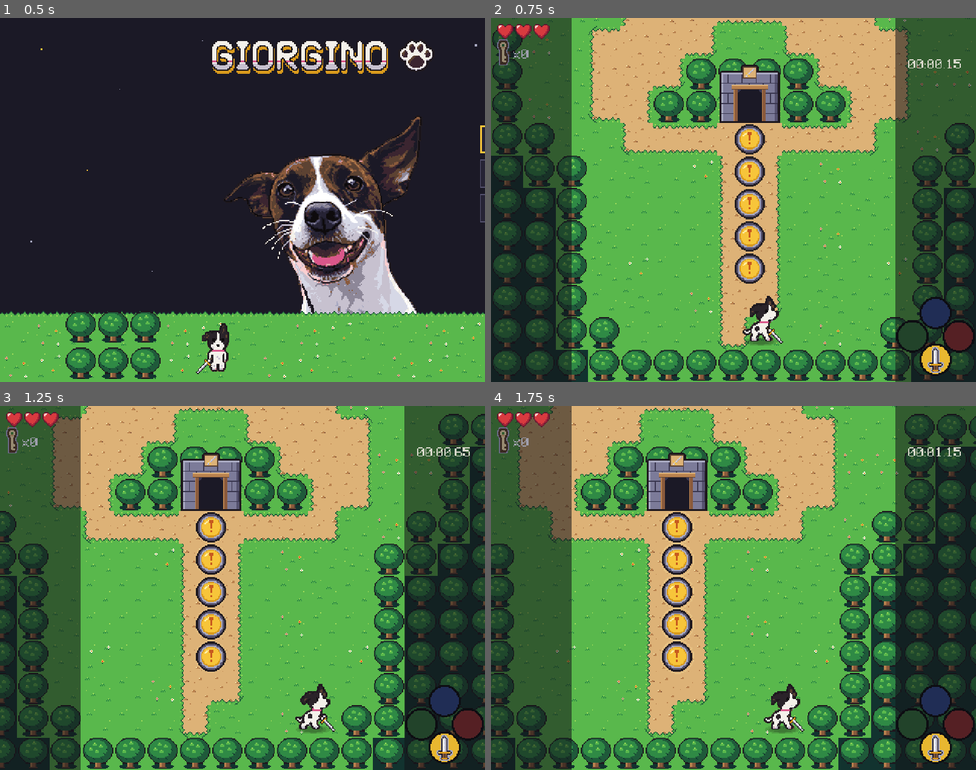
Above: before the commit, frames 1-4 (two rows, left to right).
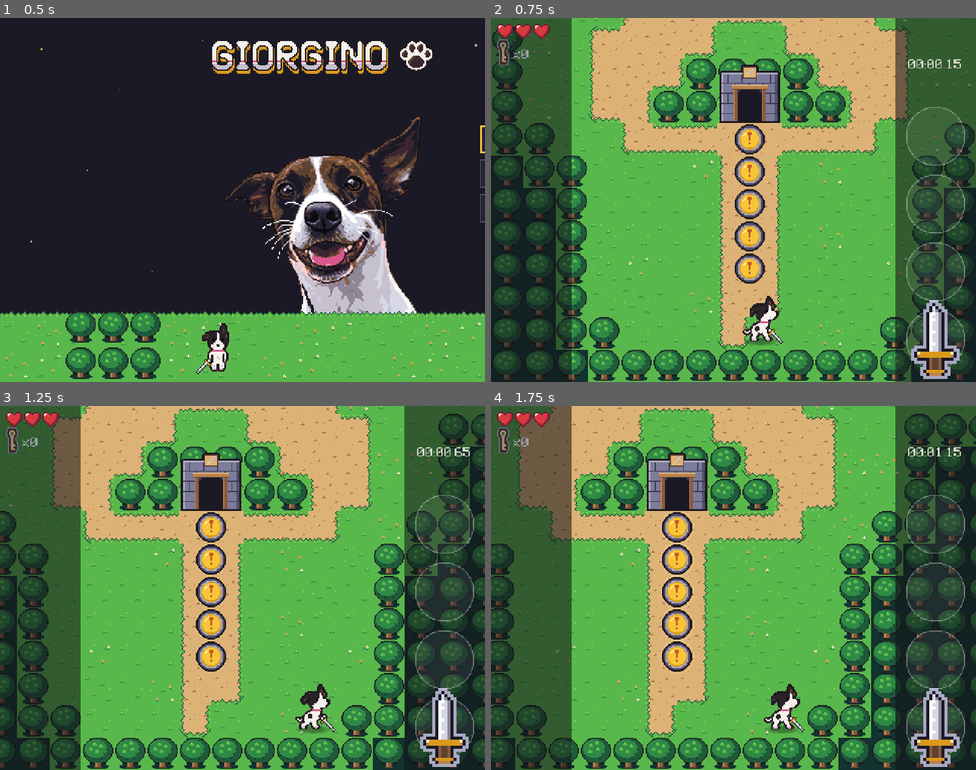
Above: after the commit, the same moments.

Repository: marcelozorza/Alttp2
Game: Godot game, scene res://ui/title_screen.tscn
The game is run twice, just before and just after one commit, with the same random seed, the same clock (stepped at 60 frames per second) and the same inputs.
Inputs (mouse positions are in pixels of both pictures, inside the frame that each line leads up to):
- Up to frame 1 (0.5 s): no input
- Up to frame 2 (0.75 s): tap Enter (ui_accept) at 0.5 s; move the mouse to (840, 181) at 0.52 s; hold D (move_right) from 0.53 s (still down); hold J (attack) from 0.53 s (still down); click (840, 181) at 0.67 s
- Up to frame 3 (1.25 s): keep holding D (move_right); keep holding J (attack); tap Space (jump) at 0.77 s
- Up to frame 4 (1.75 s): release D (move_right) at 1.25 s; release J (attack) at 1.25 s; drag from (636, 606) to (699, 657) at 1.27 s

Frame 1 is identical in both runs. In frame 2, 2.2% of the frame differs, in the area x 83-100%, y 24-100%; in frame 3, 2.1%; in frame 4, 2.2%.

Commit message:
Celular: direcional que segue o dedo, botões em coluna, dano pela metade e bote mais lento
Pedidos de Marcelo depois de jogar o APK 1.

Co-Authored-By: Claude Opus 5.5 <noreply@anthropic.com>
Claude-Session: https://claude.ai/code/session_016s7New3mBxyjumocdfjZd3

Diff:
--- /dev/null
+++ b/combat/difficulty.gd
@@ -0,0 +1,21 @@
+class_name Difficulty
+## Ajustes gerais de dificuldade da versão de celular, pedidos por Marcelo em
+## 2026-11-14 depois de jogar o primeiro APK ("está desagradável de jogar").
+## Valem para todos os inimigos e chefes, por cima dos números de cada um.
+
+## Multiplica todo dano que o Giorgino recebe: metade.
+const DAMAGE_TAKEN := 0.5
+## Multiplica a velocidade do bote dos inimigos e da investida dos chefes:
+## 25% mais lentos. O tempo do bote cresce na mesma proporção, para o
+## alcance continuar o mesmo e o bote ficar só mais fácil de ver e desviar.
+const LUNGE_SPEED := 0.75
+
+
+## Velocidade do bote com o ajuste.
+static func lunge_speed(speed: float) -> float:
+	return speed * LUNGE_SPEED
+
+
+## Duração do bote com o ajuste, em ticks.
+static func lunge_ticks(seconds: float) -> int:
+	return GameMath.ticks(seconds / LUNGE_SPEED)
--- a/enemies/boss.gd
+++ b/enemies/boss.gd
@@ -246,10 +246,10 @@
 		State.CHARGE_WINDUP:
 			if elapsed >= GameMath.ticks(charge_windup_time):
 				_charge_landed = false
-				velocity = _charge_direction * charge_speed
+				velocity = _charge_direction * Difficulty.lunge_speed(charge_speed)
 				_enter(State.CHARGE)
 		State.CHARGE:
-			if elapsed >= GameMath.ticks(charge_time):
+			if elapsed >= Difficulty.lunge_ticks(charge_time):
 				_enter(State.CHARGE_RECOVER)
 		State.CHARGE_RECOVER:
 			if elapsed >= GameMath.ticks(charge_recover_time):
--- a/enemies/enemy.gd
+++ b/enemies/enemy.gd
@@ -296,10 +296,10 @@
 		State.WINDUP:
 			if elapsed >= GameMath.ticks(windup_time):
 				_lunge_landed = false
-				velocity = _lunge_direction * lunge_speed
+				velocity = _lunge_direction * Difficulty.lunge_speed(lunge_speed)
 				_enter(State.LUNGE)
 		State.LUNGE:
-			if elapsed >= GameMath.ticks(lunge_time):
+			if elapsed >= Difficulty.lunge_ticks(lunge_time):
 				_enter(State.RECOVER)
 		State.RECOVER:
 			if elapsed >= GameMath.ticks(recover_time):
--- a/player/player.gd
+++ b/player/player.gd
@@ -198,6 +198,8 @@
 var _state_tick := 0
 var _freeze_until_tick := 0
 var _invincible_until_tick := 0
+## Fração de ponto de vida de golpes já recebidos que ainda não tirou vida.
+var _damage_debt := 0.0
 ## Tick em que o aviso de vida baixa toca. Zero quando não há aviso à espera.
 var _low_health_tick := 0
 ## No ar, ou no chão ainda em cima de um inimigo.
@@ -384,7 +386,11 @@
 		return
 	if invulnerable:
 		return
-	amount = ceili(amount * damage_scale)
+	# Com o dano pela metade (Difficulty), um golpe de 1 ponto tira meio
+	# coração a cada dois golpes: a fração que sobra fica guardada.
+	_damage_debt += amount * damage_scale * Difficulty.DAMAGE_TAKEN
+	amount = floori(_damage_debt)
+	_damage_debt -= amount
 	health -= amount
 	_invincible_until_tick = Clock.tick + GameMath.ticks(invincibility_time)
 	if health <= 0:
--- a/touch/touch_controls.gd
+++ b/touch/touch_controls.gd
@@ -9,26 +9,24 @@
 ## comando veio do toque ou do controle. As peças ficam nas faixas dos lados
 ## do quadro de jogo, nas posições de ui/hud_layout.gd.
 ##
-## Direcional fixo, embaixo na faixa esquerda (decisão de Marcelo em
-## 2026-11-14, depois de jogar o direcional que nascia onde o dedo encostava e
-## recentrava a cada toque). A direção é a do dedo em relação ao centro, uma
-## das 8, e o dedo pode sair e voltar sem recalibrar nada. O toque vale numa
-## área um pouco maior que o desenho.
+## Direcional que nasce onde o dedo encosta, em qualquer ponto da metade
+## esquerda da tela, e vira um joystick ali (pedido de Marcelo em 2026-11-14,
+## depois de jogar o direcional fixo). A direção é a do dedo em relação ao
+## centro, uma das 8. Se o dedo passa da borda, o centro vem atrás dele, então
+## o dedo nunca fica preso dentro do desenho. Voltar ao centro conta como
+## soltar.
 ##
-## Botões de face: o HUD desenha o losango, com as cores do Super Famicom e os
-## ícones. Cada botão responde a toques dentro de uma área maior que o
-## desenho, a fatia do losango mais perto do dedo. Arrastar o dedo para outra
-## fatia troca de botão.
+## Botões de ação: o HUD desenha a coluna com os ícones. Cada botão responde
+## a toques na sua fileira inteira, da borda da tela até um pouco dentro do
+## jogo. Arrastar o dedo para outra fileira troca de botão.
 
 ## Fração do raio do direcional que conta como centro, sem direção.
 const STICK_DEAD_ZONE := 0.25
-## Quanto além do desenho o toque ainda vale, em raios.
-const TOUCH_REACH := 1.5
-## Ação de cada fatia do losango, pelo índice do botão no losango:
-## 0 embaixo, 1 à direita, 2 à esquerda e 3 em cima.
+## Ação de cada botão, pelo índice do Godot do botão: 0 a espada, 1 o pulo,
+## 2 a chama e 3 a bomba.
 const FACE_ACTIONS: Array[StringName] = [&"attack", &"jump", &"use_fire", &"use_bomb"]
-const DPAD_COLOR := Color(0.24, 0.23, 0.29, 1.0)
-const DPAD_PRESSED := Color(0.5, 0.48, 0.58, 1.0)
+const STICK_IDLE := Color(1.0, 1.0, 1.0, 0.18)
+const STICK_ACTIVE := Color(1.0, 1.0, 1.0, 0.45)
 const PRESSED_COLOR := Color(1.0, 1.0, 1.0, 0.35)
 const BUTTON_BACK := Color(0.16, 0.16, 0.2, 1.0)
 const BUTTON_EDGE := Color(1.0, 1.0, 1.0, 0.7)
@@ -37,8 +35,10 @@
 var enabled := false
 ## Escondido depois de um botão de controle ou tecla, até o próximo toque.
 var _hidden_by_pad := false
-## Dedo do direcional, -1 sem dedo.
+## Dedo do direcional (-1 sem dedo), centro e ponta.
 var _stick_finger := -1
+var _stick_center := Vector2.ZERO
+var _stick_tip := Vector2.ZERO
 ## Direção atual do direcional, uma das 8 ou zero.
 var _stick_direction := Vector2.ZERO
 ## Botão de face (0 a 3) de cada dedo nos botões.
@@ -115,14 +115,20 @@
 	if face >= 0:
 		_face_fingers[finger] = face
 		_set_action(FACE_ACTIONS[face], true)
-	elif _stick_finger < 0 and _on_dpad(point):
+	elif _stick_finger < 0 and HudLayout.stick_area(screen).has_point(point):
 		_stick_finger = finger
-		_set_direction(_direction_of(point))
+		_stick_center = point
+		_stick_tip = point
+		_set_direction(Vector2.ZERO)
 
 
 func _on_drag(finger: int, point: Vector2) -> void:
 	if finger == _stick_finger:
-		_set_direction(_direction_of(point))
+		var offset := point - _stick_center
+		if offset.length() > HudLayout.STICK_RADIUS:
+			_stick_center = point - offset.normalized() * HudLayout.STICK_RADIUS
+		_stick_tip = point
+		_set_direction(_direction_of(point - _stick_center))
 	elif _face_fingers.has(finger):
 		var face := _face_at(point)
 		var old: int = _face_fingers[finger]
@@ -154,32 +160,13 @@
 		_tap(&"ui_cancel")
 
 
-## Botão do losango sob o ponto, o mais perto do dedo, ou -1 longe dele.
 func _face_at(point: Vector2) -> int:
-	var screen := _screen()
-	var radius := HudLayout.button_radius(screen)
-	var best := -1
-	var best_distance := radius * TOUCH_REACH
-	for i: int in FACE_ACTIONS.size():
-		var distance := point.distance_to(HudLayout.button_center(screen, i))
-		if distance < best_distance:
-			best_distance = distance
-			best = i
-	return best
-
-
-func _on_dpad(point: Vector2) -> bool:
-	var screen := _screen()
-	var reach := HudLayout.dpad_radius(screen) * TOUCH_REACH
-	return point.distance_to(HudLayout.dpad_center(screen)) <= reach
-
-
-## Uma das 8 direções do dedo em relação ao centro do direcional, ou zero
-## dentro da zona morta.
-func _direction_of(point: Vector2) -> Vector2:
-	var screen := _screen()
-	var offset := point - HudLayout.dpad_center(screen)
-	if offset.length() < HudLayout.dpad_radius(screen) * STICK_DEAD_ZONE:
+	return HudLayout.button_at(_screen(), point)
+
+
+## Uma das 8 direções do deslocamento do dedo, ou zero dentro da zona morta.
+func _direction_of(offset: Vector2) -> Vector2:
+	if offset.length() < HudLayout.STICK_RADIUS * STICK_DEAD_ZONE:
 		return Vector2.ZERO
 	var step := roundi(offset.angle() / (PI / 4.0))
 	var angle := step * PI / 4.0
@@ -244,26 +231,24 @@
 	_draw_small_button(HudLayout.pause_rect(screen), true)
 	if get_tree().paused:
 		return
-	_draw_dpad(screen)
+	_draw_stick(screen)
 	var radius := HudLayout.button_radius(screen)
 	for face: int in _face_fingers.values():
 		_canvas.draw_circle(HudLayout.button_center(screen, face), radius, PRESSED_COLOR)
 
 
-## Direcional em cruz, com o braço apertado aceso.
-func _draw_dpad(screen: Vector2) -> void:
-	var center := HudLayout.dpad_center(screen)
-	var radius := HudLayout.dpad_radius(screen)
-	var arm := floorf(radius * 0.36)
-	_canvas.draw_rect(Rect2(center.x - arm, center.y - radius, arm * 2.0, radius * 2.0), DPAD_COLOR)
-	_canvas.draw_rect(Rect2(center.x - radius, center.y - arm, radius * 2.0, arm * 2.0), DPAD_COLOR)
-	if _stick_direction == Vector2.ZERO:
-		return
-	for axis: Vector2 in [Vector2(_stick_direction.x, 0.0), Vector2(0.0, _stick_direction.y)]:
-		if axis == Vector2.ZERO:
-			continue
-		var tip := center + axis * (radius - arm)
-		_canvas.draw_rect(Rect2(tip - Vector2(arm, arm), Vector2(arm, arm) * 2.0), DPAD_PRESSED)
+## Base e ponta do direcional: onde o dedo está, ou apagado no lugar de
+## descanso quando ninguém toca.
+func _draw_stick(screen: Vector2) -> void:
+	var center := _stick_center
+	var tip := _stick_tip
+	var color := STICK_ACTIVE
+	if _stick_finger < 0:
+		center = HudLayout.stick_home(screen)
+		tip = center
+		color = STICK_IDLE
+	_canvas.draw_arc(center, HudLayout.STICK_RADIUS, 0.0, TAU, 32, color, 2.0)
+	_canvas.draw_circle(tip, HudLayout.STICK_RADIUS * 0.45, color)
 
 
 ## Botão pequeno do alto da faixa direita: pausa (duas barras) ou mapa (folha dobrada).
--- a/ui/hud.gd
+++ b/ui/hud.gd
@@ -8,13 +8,13 @@
 ## o direcional dos controles de toque (touch/touch_controls.gd).
 ##
 ## Faixa direita: os botões de mapa e pausa do toque, o capítulo e o
-## cronômetro, e embaixo os quatro botões de face num losango, nas cores do
-## Super Famicom. O botão de uma ferramenta que o personagem ainda não tem
-## aparece apagado e vazio. Depois de pegar a ferramenta, ele mostra o ícone
-## dela, ou o da melhoria, e uma fileira de pontos com as cargas, e escurece
-## quando elas acabam. A espada fica sempre no seu botão, com a lâmina magenta
+## cronômetro, e embaixo a coluna dos quatro botões, só com o ícone sobre um
+## aro (ui/hud_layout.gd). O botão de uma ferramenta que o personagem ainda
+## não tem mostra só o aro. Depois de pegar a ferramenta, ele mostra o ícone
+## dela, ou o da melhoria, e uma fileira de pontos com as cargas, e o ícone
+## escurece quando elas acabam. A espada fica sempre no seu botão, com a lâmina magenta
 ## enquanto está travada. Os botões são os mesmos que o toque aperta, e o
-## losango segue o mapa de entrada do projeto: trocar um botão em
+## coluna segue o mapa de entrada do projeto: trocar um botão em
 ## Configurações do Projeto, aba Mapa de Entrada, basta.
 
 ## Coração de dois pontos de vida: cheio, pela metade e vazio (Marcelo pediu
@@ -30,11 +30,11 @@
 ## Faixa que cobre a borda do jogo, numa tela estreita.
 const OVERLAP_COLOR := Color(0.07, 0.07, 0.09, 0.55)
 const TEXT_COLOR := Color(0.85, 0.85, 0.8, 1.0)
-const BUTTON_RIM := Color(0.05, 0.05, 0.07, 1.0)
-## Mistura com o escuro do botão de uma ferramenta que o personagem não tem.
-const EMPTY_DIM := 0.65
-## Sombra sobre o botão de uma ferramenta sem cargas.
-const SPENT_SHADE := Color(0.0, 0.0, 0.0, 0.55)
+## Aro e fundo de cada botão de ação.
+const RING_COLOR := Color(1.0, 1.0, 1.0, 0.35)
+const RING_FILL := Color(1.0, 1.0, 1.0, 0.06)
+## Tom do ícone de uma ferramenta sem cargas.
+const SPENT_TINT := Color(0.35, 0.35, 0.4, 1.0)
 const CHARGE_COLOR := Color(0.98, 0.95, 0.85, 1.0)
 const SPENT_CHARGE_COLOR := Color(0.12, 0.12, 0.14, 0.8)
 const CHARGE_SIZE := Vector2(4.0, 4.0)
@@ -53,7 +53,7 @@
 ## Ligado, desenha as faixas dos lados (mundo e capítulo).
 @export var show_bar := false
 
-## Posição no losango (0 a 3) de cada ação, lida do mapa de entrada.
+## Posição na coluna (índice 0 a 3 do botão) de cada ação, lida do mapa de entrada.
 var _button_slots := {}
 
 
@@ -148,14 +148,15 @@
 	return top + 16.0
 
 
-## Os quatro botões de face, na cor do Super Famicom de cada posição.
+## Os quatro botões, em coluna na faixa direita, só com o ícone sobre um
+## aro discreto (pedido de Marcelo em 2026-11-14). Antes de o personagem ter a
+## ferramenta, só o aro aparece.
 func _draw_buttons(player: Player, screen: Vector2) -> void:
 	var radius := HudLayout.button_radius(screen)
-	var icon_scale := 2.0 if radius >= 24.0 else 1.0
+	var icon_scale := 3.0 if radius >= 24.0 else 1.0
 	if _button_slots.has(&"attack"):
-		var slot: int = _button_slots[&"attack"]
-		var center := HudLayout.button_center(screen, slot)
-		_draw_disc(center, radius, HudLayout.FACE_COLORS[slot])
+		var center := HudLayout.button_center(screen, _button_slots[&"attack"])
+		_draw_ring(center, radius)
 		draw_set_transform(center, 0.0, Vector2.ONE * icon_scale)
 		ToolIcons.draw_sword(self, Vector2.ZERO, player.is_sword_locked())
 		# A espada forte mostra o selo x2, como as outras melhorias.
@@ -165,28 +166,24 @@
 	for action: StringName in TOOL_ACTIONS:
 		if not _button_slots.has(action):
 			continue
-		var slot: int = _button_slots[action]
-		var center := HudLayout.button_center(screen, slot)
+		var center := HudLayout.button_center(screen, _button_slots[action])
 		var id: int = TOOL_ACTIONS[action]
 		if id == player.denied_tool:
 			center += DoorArt.shake_offset(player.denied_tick)
-		var color: Color = HudLayout.FACE_COLORS[slot]
+		_draw_ring(center, radius)
 		if not player.has_tool(id):
-			_draw_disc(center, radius, color.lerp(SIDE_COLOR, EMPTY_DIM))
 			continue
-		_draw_disc(center, radius, color)
+		var left := player.charges_left(id)
+		var tint := SPENT_TINT if left == 0 else Color.WHITE
 		draw_set_transform(center, 0.0, Vector2.ONE * icon_scale)
-		ToolIcons.draw(self, _shown_item(player, id), Vector2.ZERO)
+		ToolIcons.draw(self, _shown_item(player, id), Vector2.ZERO, tint)
 		draw_set_transform(Vector2.ZERO)
-		var left := player.charges_left(id)
-		if left == 0:
-			draw_circle(center, radius, SPENT_SHADE)
 		_draw_charges(center, radius, left, player.max_charges(id))
 
 
-func _draw_disc(center: Vector2, radius: float, color: Color) -> void:
-	draw_circle(center, radius, BUTTON_RIM)
-	draw_circle(center, radius - 2.0, color)
+func _draw_ring(center: Vector2, radius: float) -> void:
+	draw_circle(center, radius, RING_FILL)
+	draw_arc(center, radius, 0.0, TAU, 40, RING_COLOR, 1.0)
 
 
 ## Item desenhado no botão da ferramenta: a melhoria, se o personagem a tem.
@@ -206,7 +203,7 @@
 	if maximum <= 0:
 		return
 	var width := (maximum - 1) * CHARGE_STEP + CHARGE_SIZE.x
-	var corner := Vector2(floorf(center.x - width / 2.0), floorf(center.y + radius * 0.55))
+	var corner := Vector2(floorf(center.x - width / 2.0), floorf(center.y + radius * 0.7))
 	for i: int in maximum:
 		var color := CHARGE_COLOR if i >= maximum - left else SPENT_CHARGE_COLOR
 		draw_rect(Rect2(corner + Vector2(i * CHARGE_STEP, 0.0), CHARGE_SIZE), color)
--- a/ui/hud_layout.gd
+++ b/ui/hud_layout.gd
@@ -6,23 +6,23 @@
 ## fica com MIN_SIDE e cobre a borda do jogo, meio transparente.
 ##
 ## Faixa esquerda: corações, chaves e minimapa no alto, direcional embaixo.
-## Faixa direita: mapa e pausa no alto, o tempo, e os quatro botões embaixo.
+## Faixa direita: mapa e pausa no alto, o tempo, e a coluna dos quatro botões.
 
 const MIN_SIDE := 80.0
-## Raio dos botões de face: o dobro do antigo (16) quando a faixa permite
-## (pedido de Marcelo em 2026-11-14), e nunca menos que o antigo.
-const BUTTON_RADIUS_MIN := 16.0
-const BUTTON_RADIUS_MAX := 32.0
-## Distância do centro de cada botão ao centro do losango, em raios.
-const BUTTON_SPREAD := 1.45
-## Posição de cada botão no losango, pelo índice do Godot, que segue a posição
-## física do botão: 0 embaixo, 1 à direita, 2 à esquerda e 3 em cima.
-const FACE_DIRECTIONS: Array[Vector2] = [Vector2.DOWN, Vector2.RIGHT, Vector2.LEFT, Vector2.UP]
-## Cores dos botões do Super Famicom, na mesma posição física: B amarelo
-## embaixo, A vermelho à direita, Y verde à esquerda e X azul em cima.
-const FACE_COLORS: Array[Color] = [
-	Color("e8b730"), Color("d23c3c"), Color("3f9e4d"), Color("3a5fc8")
-]
+## Botões de ação numa coluna na faixa direita (pedido de Marcelo em
+## 2026-11-14, depois de jogar o losango: área de toque maior, só o ícone,
+## sem as cores do Super Famicom). Cada botão é uma fileira inteira da coluna,
+## e a área de toque vai da borda da tela até um pouco dentro do jogo.
+## Ordem de cima para baixo, pelo índice do Godot do botão: bomba (3), chama
+## (2), pulo (1) e espada (0), embaixo, onde o polegar descansa.
+const COLUMN_ORDER: Array[int] = [3, 2, 1, 0]
+## Onde a coluna começa, abaixo de mapa, pausa e tempo.
+const COLUMN_TOP := 84.0
+## Quanto a área de toque de cada fileira entra no quadro de jogo.
+const TOUCH_INTO_GAME := 24.0
+const BUTTON_RADIUS_MAX := 30.0
+## Raio do direcional que nasce onde o dedo encosta.
+const STICK_RADIUS := 30.0
 ## Folga entre a borda da tela e as peças.
 const MARGIN := 6.0
 ## Botões pequenos de mapa e pausa, no alto da faixa direita.
@@ -48,31 +48,43 @@
 	return Rect2(screen.x - width, 0.0, width, screen.y)
 
 
-static func button_radius(screen: Vector2) -> float:
-	var fit := (side_width(screen) - 2.0 * MARGIN) / (2.0 * BUTTON_SPREAD + 2.0)
-	return clampf(floorf(fit), BUTTON_RADIUS_MIN, BUTTON_RADIUS_MAX)
+## Altura de cada fileira da coluna de botões.
+static func row_height(screen: Vector2) -> float:
+	return floorf((screen.y - COLUMN_TOP - MARGIN) / COLUMN_ORDER.size())
 
 
-## Centro do losango dos botões, embaixo na faixa direita.
-static func buttons_center(screen: Vector2) -> Vector2:
-	var side := right_side(screen)
-	var reach := button_radius(screen) * (BUTTON_SPREAD + 1.0)
-	return Vector2(side.get_center().x, screen.y - MARGIN - reach)
+static func button_radius(screen: Vector2) -> float:
+	var fit := minf(side_width(screen) / 2.0, row_height(screen) / 2.0) - 4.0
+	return minf(BUTTON_RADIUS_MAX, floorf(fit))
 
 
+## Centro do botão de índice index (0 embaixo no controle, a espada).
 static func button_center(screen: Vector2, index: int) -> Vector2:
-	var offset := FACE_DIRECTIONS[index] * button_radius(screen) * BUTTON_SPREAD
-	return buttons_center(screen) + offset.round()
+	var row := COLUMN_ORDER.find(index)
+	var side := right_side(screen)
+	var height := row_height(screen)
+	return Vector2(side.get_center().x, COLUMN_TOP + (row + 0.5) * height).floor()
 
 
-## Raio do direcional fixo: do mesmo alcance do losango dos botões.
-static func dpad_radius(screen: Vector2) -> float:
-	return button_radius(screen) * (BUTTON_SPREAD + 1.0)
+## Botão sob o ponto, pela fileira, ou -1 fora da coluna.
+static func button_at(screen: Vector2, point: Vector2) -> int:
+	var side := right_side(screen)
+	if point.x < side.position.x - TOUCH_INTO_GAME or point.y < COLUMN_TOP - MARGIN:
+		return -1
+	var row := clampi(floori((point.y - COLUMN_TOP) / row_height(screen)), 0, 3)
+	return COLUMN_ORDER[row]
 
 
-## Centro do direcional, embaixo na faixa esquerda, na altura dos botões.
-static func dpad_center(screen: Vector2) -> Vector2:
-	return Vector2(left_side(screen).get_center().x, buttons_center(screen).y)
+## Área em que um dedo faz nascer o direcional: a metade esquerda da tela.
+static func stick_area(screen: Vector2) -> Rect2:
+	return Rect2(0.0, 0.0, floorf(screen.x / 2.0), screen.y)
+
+
+## Onde o direcional aparece, apagado, enquanto ninguém toca: embaixo, no meio
+## da faixa esquerda.
+static func stick_home(screen: Vector2) -> Vector2:
+	var side := left_side(screen)
+	return Vector2(side.get_center().x, screen.y - MARGIN - 2.0 * STICK_RADIUS).floor()
 
 
 static func map_rect(screen: Vector2) -> Rect2:
Not shown, added: combat/difficulty.gd.uid
Not shown, changed: docs/design.md
